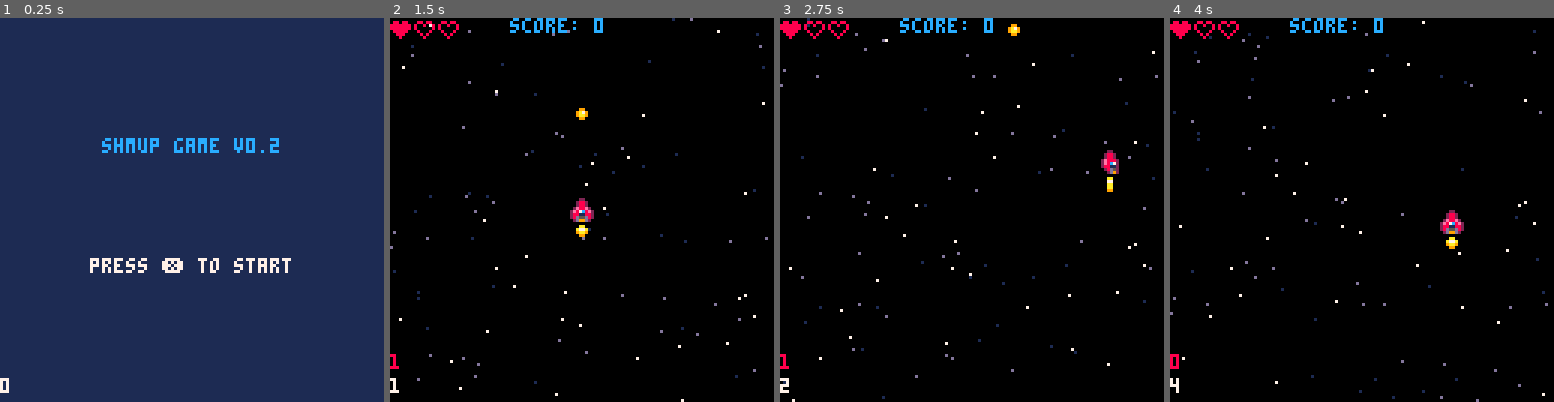
Above: before the commit, frames 1-4 (left to right).
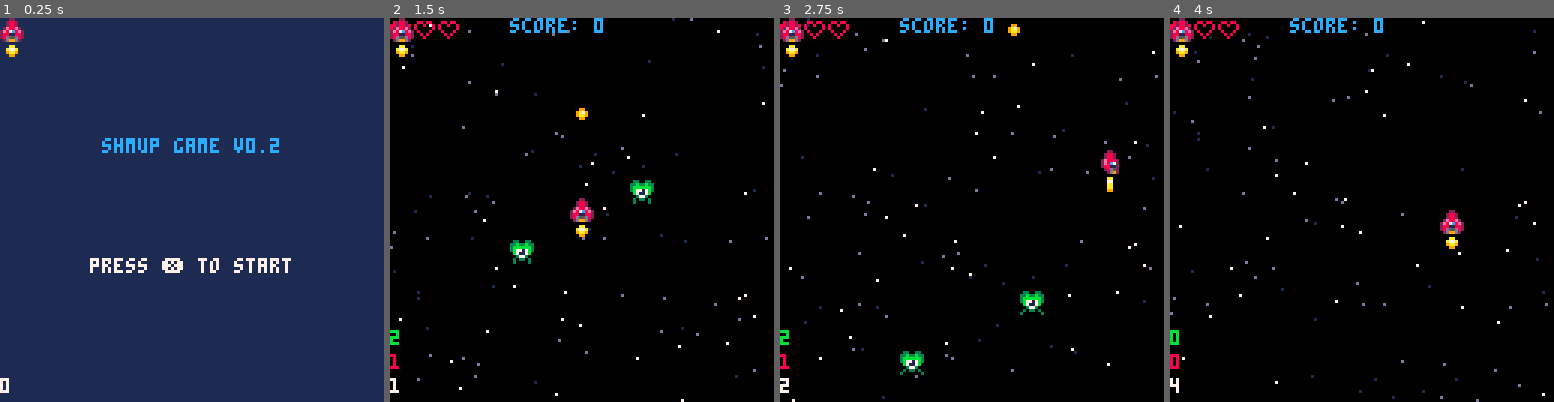
Above: after the commit, the same moments.

Repository: sirchras/p8-shmup
Game: PICO-8 cartridge shmup.p8
Two runs of this game, one before a commit and one after it. Both use one fixed random seed, a clock stepped at 60 frames per second and the inputs below.
Inputs:
- Up to frame 1 (0.25 s): no input
- Up to frame 2 (1.5 s): tap X (X key) at 0.33, 1.07 s; tap O (Z key) at 0.7 s
- Up to frame 3 (2.75 s): hold Right 1.6-2.1 s; tap O (Z key) at 1.7, 2.1, 2.5 s; tap X (X key) at 1.85 s; hold Up 2.15-2.42 s; hold Right from 2.47 s (still down)
- Up to frame 4 (4 s): tap O (Z key) at 2.9, 3.3, 3.7 s; tap X (X key) at 2.97 s; release Right at 3.03 s; hold Left 3.08-3.58 s; hold Down 3.63-3.97 s

The runs differ from the first frame. In frame 1, 0.3% of the frame differs, in the area x 0-7%, y 0-11%; in frame 2, 0.9%, in the area x 0-69%, y 0-86%; in frame 3, 0.9%; in frame 4, 0.4%.

Commit message:
add gmobj and player classes
- cleanup sprites
- refactor

Diff:
--- a/shmup.p8
+++ b/shmup.p8
@@ -23,9 +23,11 @@
 		over=draw_over
 	}
 	draw[state]()
+	player:draw()
 	--debug time
 	print(flr(time()),0,120,7)
 	if (bullets) print(#bullets,0,112,8)
+	if (enemies) print(#enemies,0,104,11)
 end
 -->8
 --start state
@@ -45,16 +47,21 @@
 -->8
 --game state
 function init_game()
+	score=0
 	--player
 	p_s=2
 	f_s=5
 	x,y=60,60
 	spd=2
+	health=1
+	lives=3
+	--bullets
 	bullets={}
 	m_flsh=0
-	score=0
-	health=1
-	lives=3
+	--enemies
+	enemies={}
+	add(enemies,enemy:new{x=40,y=40})
+	add(enemies,enemy:new{x=80,y=20})
 	--background
 	bg_update,bg_draw=bgrnd()
 end
@@ -74,7 +81,7 @@
 	if btn(⬇️) then dy=spd end
 	if btnp(❎) then
 		--spawn new bullet
-		b=bullet:new({x=x,y=y-6,dy=-2})
+		b=bullet:new{x=x,y=y-6,dy=-2}
 		add(bullets,b)
 		m_flsh=4
 		sfx(0)
@@ -90,6 +97,12 @@
 			deli(bullets,i)
 		end
 	end
+	--move enemies
+	for e in all(enemies) do
+		e:update()
+		if (e.y>128) del(enemies,e)
+	end
+	--anim firing effect
 	if m_flsh>0 then m_flsh-=1 end
 	--anim flame
 	f_s+=1
@@ -105,6 +118,10 @@
 	--player
 	spr(p_s,x,y)
 	spr(f_s,x,y+8)
+	--enemies
+	for _,e in ipairs(enemies) do
+		e:draw()
+	end
 	--bullets
 	for _,b in ipairs(bullets) do
 		b:draw()
@@ -120,20 +137,43 @@
 	end
 end
 
---bullet class
-bullet={x=0,y=0,sp=36,dx=0,dy=0}
-function bullet:new(o)
+--base game obj class
+gmobj={x=0,y=0,sp=0}
+function gmobj:new(o)
 	o=o or {}
 	setmetatable(o,self)
 	self.__index=self
 	return o
 end
+function gmobj:draw()
+	spr(self.sp,self.x,self.y)
+end
+
+--player class
+player=gmobj:new{sp=2,fsp=5}
+function player:draw()
+	--call parent draw
+	gmobj.draw(self)
+	--flame spr
+	spr(self.fsp,self.x,self.y+8)
+end
+function player:update()
+end
+
+--bullet class
+bullet=gmobj:new{sp=35,dx=0,dy=0}
 function bullet:update()
 	self.x+=self.dx
 	self.y+=self.dy
 end
-function bullet:draw()
-	spr(self.sp,self.x,self.y)
+
+--enemy class
+enemy=gmobj:new{sp=37}
+function enemy:update()
+	self.y+=1
+	--anim
+	self.sp+=0.4
+	if (self.sp>=41) self.sp=37
 end
 
 --starfield
Not shown, changed: 18 lines of the sprite sheet (__gfx__) section of shmup.p8
